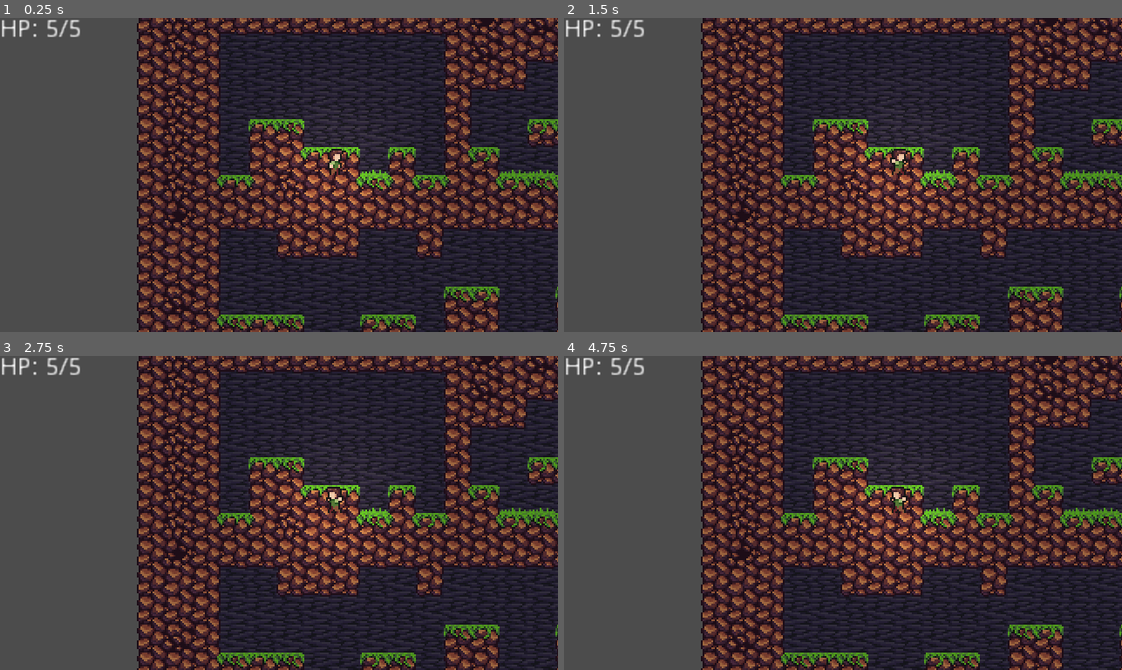
Above: before the commit, frames 1-4 (two rows, left to right).
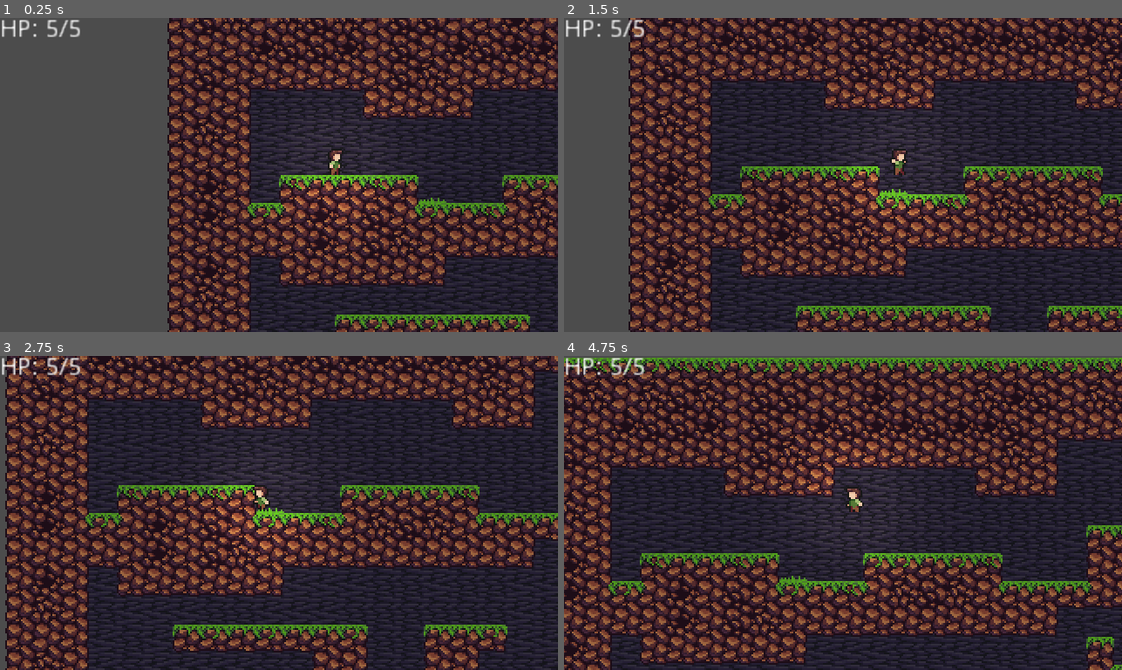
Above: after the commit, the same moments.

Repository: jasonrobwebster/Cave
Game: Godot game, scene res://scenes/Level1-1.tscn
The game is run twice, just before and just after one commit, with the same random seed, the same clock (stepped at 60 frames per second) and the same inputs. This scene is started directly instead of the project's main scene.
Inputs:
- Up to frame 1 (0.25 s): no input
- Up to frame 2 (1.5 s): tap Enter at 0.5 s; hold Right (ui_right) from 0.53 s (still down); tap Space (jump) at 0.77 s
- Up to frame 3 (2.75 s): tap Space (jump) at 1.52 s; release Right (ui_right) at 2.03 s; hold Left (ui_left) from 2.03 s (still down)
- Up to frame 4 (4.75 s): release Left (ui_left) at 2.78 s; hold Right (ui_right) 2.78-4.28 s; tap Space (jump) at 3.02, 3.77, 4.52 s; hold Left (ui_left) from 4.28 s (still down)

The runs differ from the first frame. In frame 1, 42% of the frame differs, in the area x 24-100%, y 0-100%; in frame 2, 54%; in frame 3, 66%; in frame 4, 73%, in the area x 0-100%, y 0-100%.

Commit message:
Update Level1-1.tscn

Diff:
--- a/scenes/Level1-1.tscn
+++ b/scenes/Level1-1.tscn
@@ -14,6 +14,7 @@
 background_path = NodePath("RockyBack")
 walls_path = NodePath("RockyGrass")
 ModularScene = ExtResource( 2 )
+bbox = Vector2( 5, 4 )
 
 [node name="RockyBack" parent="RandomRoomWalker" instance=ExtResource( 3 )]
 
